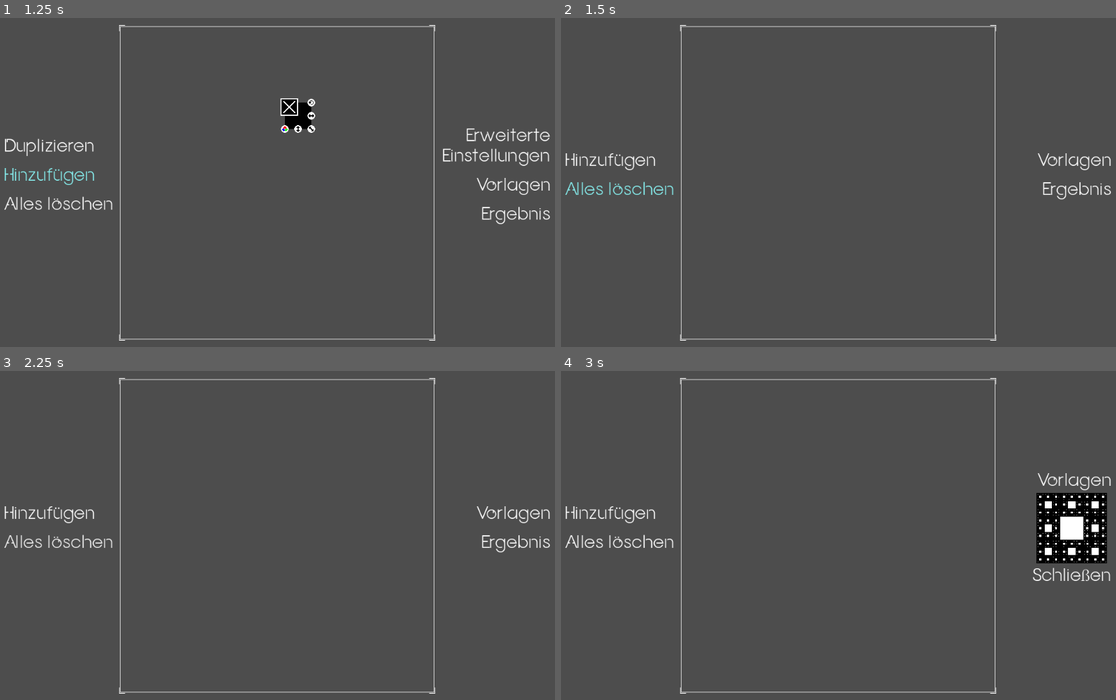
Above: before the commit, frames 1-4 (two rows, left to right).
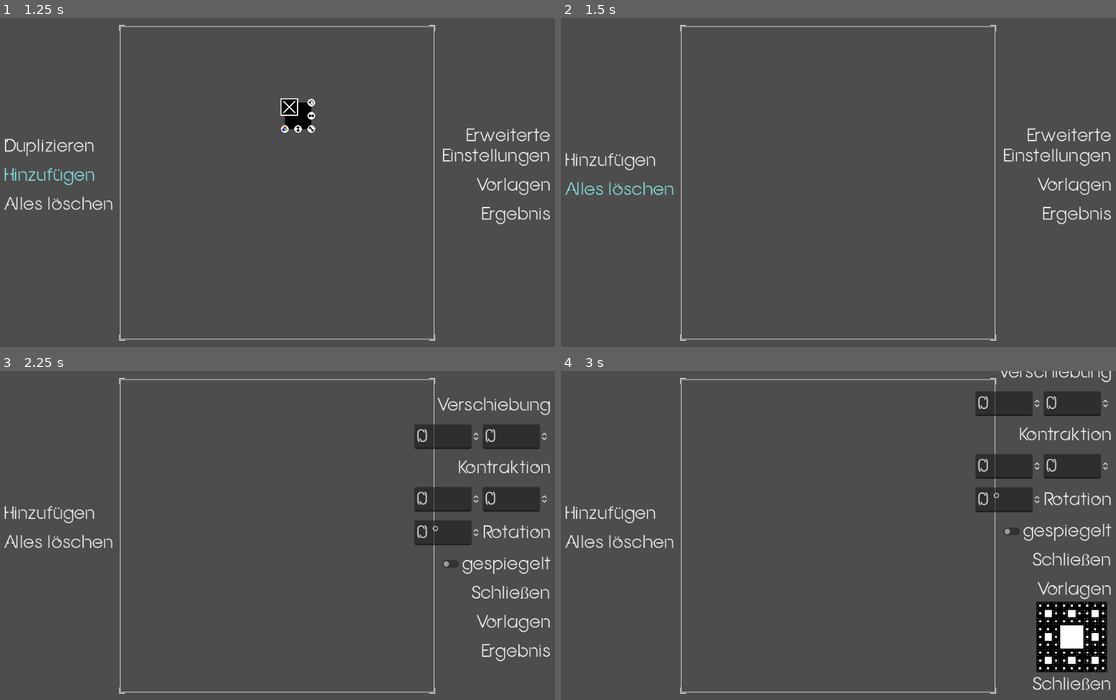
Above: after the commit, the same moments.

Repository: Anomasie/Fractals
Game: Godot game, scene res://scenes/GUI.tscn
Same seed, same stepped clock (60 frames per second), same inputs: the game is played once before the commit and once after it.
Inputs (mouse positions are in pixels of both pictures, inside the frame that each line leads up to):
- Up to frame 1 (1.25 s): click "Hinzufügen" at 0.5 s
- Up to frame 2 (1.5 s): click "Alles löschen" at 1.25 s
- Up to frame 3 (2.25 s): click (493, 499) at 2 s, where only the run after the commit has a clickable "Erweiterte Einstellungen"
- Up to frame 4 (3 s): click "Vorlagen" at 2.75 s

Frame 1 is identical in both runs. In frame 2, 1.1% of the frame differs, in the area x 79-100%, y 33-63%; in frame 3, 5.6%; in frame 4, 10%, in the area x 74-100%, y 0-98%.
Error after the commit: Invalid call. Nonexistent function 'get_contraction' in base 'Nil'. (res://scenes/PlaygroundUI.gd:94)

Commit message:
solved hopping-rects-bug

Diff:
--- a/scenes/Playground.gd
+++ b/scenes/Playground.gd
@@ -24,10 +24,7 @@
 
 func close(MyRect):
 	MyRect.queue_free()
-	if self.get_child_count() <= 1:
-		get_parent().focus(null)
-	else:
-		get_parent().focus(self.get_child(0))
+	get_parent().focus(null)
 
 func color(MyRect):
 	get_parent().color(MyRect)
--- a/scenes/PlaygroundUI.gd
+++ b/scenes/PlaygroundUI.gd
@@ -22,12 +22,14 @@
 	rot += 4
 	if rot >= 360:
 		rot -= 360
+	_on_presets_close_me()
 
 func _on_close_all_pressed():
 	Playground.close_all()
 	editing_color = false
 	rect_editing_color = null
 	ColorBar.hide()
+	_on_presets_close_me()
 
 func _on_results_pressed():
 	var ifs = Playground.get_ifs( BlueTexture.get_global_position() )
--- a/scenes/Rect.gd
+++ b/scenes/Rect.gd
@@ -98,8 +98,8 @@
 func get_contraction(origin):
 	var contraction = Contraction.new()
 	contraction.translation = Vector2(
-		(self.Rect.get_global_position().x - origin.x + 8) / Global.LOUPE.x,
-		(self.Rect.get_global_position().y - origin.y + 8) / Global.LOUPE.y
+		(self.get_global_position().x - origin.x + 8) / Global.LOUPE.x,
+		(self.get_global_position().y - origin.y + 8) / Global.LOUPE.y
 	)
 	contraction.contract = Vector2(
 		self.Rect.size.x / Global.LOUPE.x,
@@ -117,7 +117,8 @@
 		contr.translation.x * Global.LOUPE.x,
 		contr.translation.y * Global.LOUPE.y
 	)
-	self.position = (real_position - Rect.position - Vector2(8,8)) + origin
+	self.set_global_position( (real_position - Vector2(8,8)) + origin )
+	print(contr.translation, ", ", origin, " -> ", self.position)
 	# contraction
 	resize_rect(contr.contract.x * Global.LOUPE.x, contr.contract.y * Global.LOUPE.y)
 	# rotation
